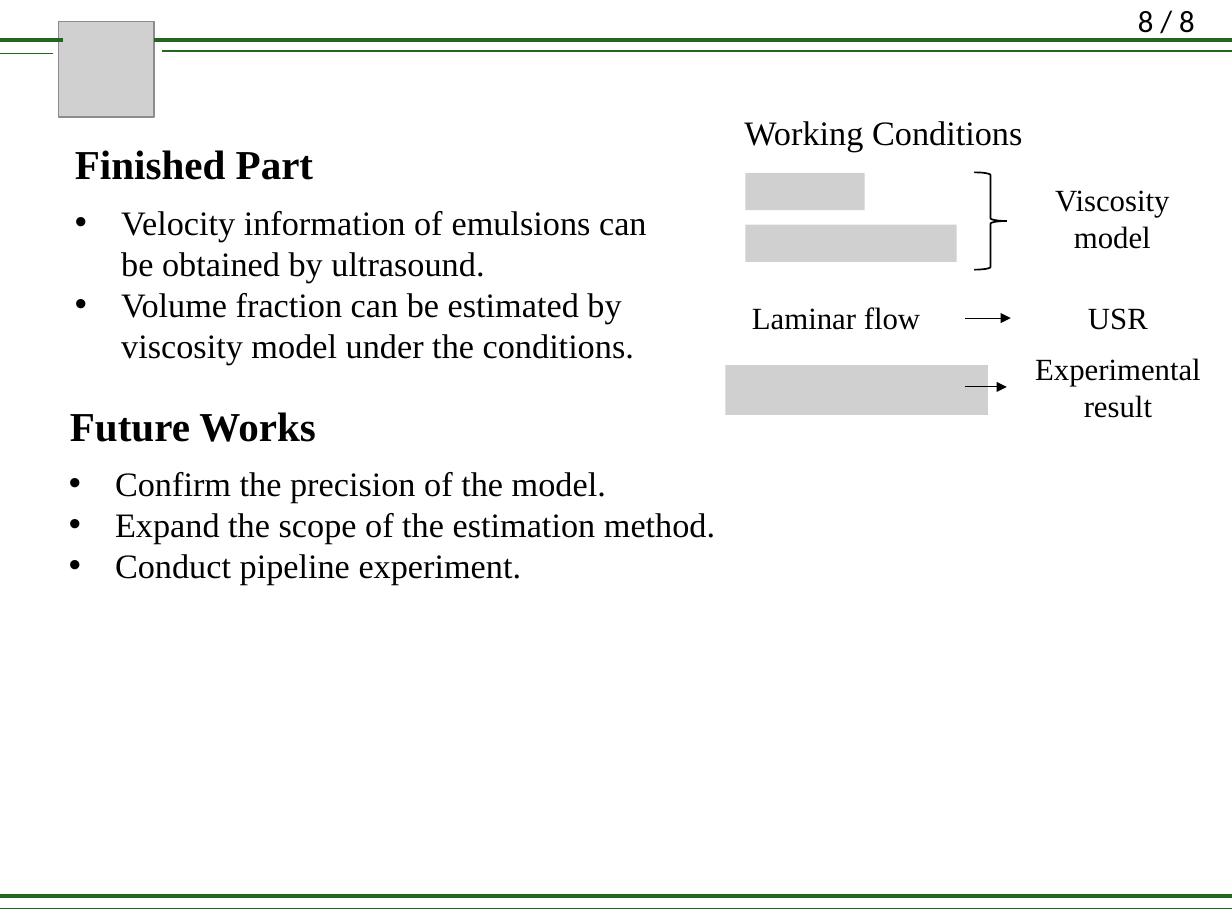
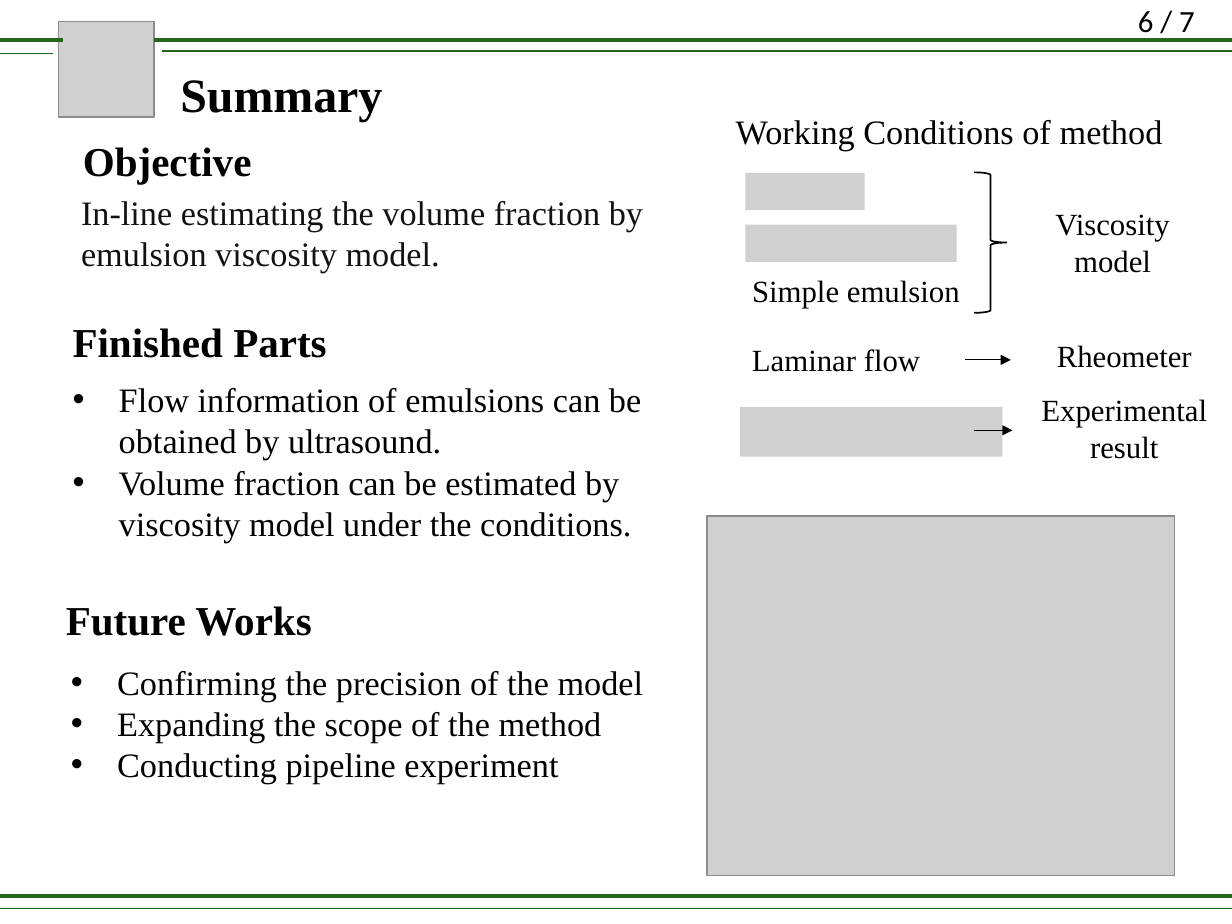
Before and after one commit to lirifuzui/UVPReader, a slide deck: slide 7 of RM_01.pptx (slide 8 before the commit). Drawn at 1232x924 pixels with LibreOffice and Linux fonts; fonts in the diff are those of the drawing; grey boxes stand for pictures. Boxes give left, top, right and bottom in pixels: in the first picture for what was removed or moved away, otherwise in the second. Text is boxed around its words. In the diff, an @@ line names an element or a change of style, - is before the commit and + after.

```diff
--- a/RM_01.pptx
+++ b/RM_01.pptx
@@ page number at (x1=1138, y1=11, x2=1195, y2=40): text changed @@
-8 / 8
+6 / 7
@@ text added at (x1=180, y1=80, x2=382, y2=122), 28 pt, text #000000, bold @@
+Summary
@@ text added at (x1=83, y1=147, x2=252, y2=184), 24 pt, text #000000, bold @@
+Objective
@@ text at (x1=736, y1=120, x2=1163, y2=151): text changed @@
-Working Conditions
+Working Conditions of method
@@ right brace resized from (x1=975, y1=172, x2=1007, y2=270) to (x1=975, y1=172, x2=1007, y2=313) @@
@@ text added at (x1=81, y1=201, x2=643, y2=273), 20 pt, text #101214 @@
+In-line estimating the volume fraction by emulsion viscosity model.
@@ text "Viscosity" moved from (x1=1055, y1=190, x2=1169, y2=249) to (x1=1055, y1=214, x2=1169, y2=273) @@
@@ text added at (x1=752, y1=280, x2=960, y2=308), 18 pt, text #000000 @@
+Simple emulsion
@@ text at (x1=73, y1=328, x2=326, y2=358): text changed @@
-Finished Part
+Finished Parts
@@ text "Laminar flow" moved from (x1=752, y1=307, x2=920, y2=330) to (x1=752, y1=349, x2=920, y2=372) @@
@@ text at (x1=1057, y1=345, x2=1192, y2=368): text changed @@
-USR
+Rheometer
@@ text "Flow information of emulsions can ..." moved from (x1=121, y1=211, x2=647, y2=365) to (x1=119, y1=388, x2=641, y2=543) @@
@@ text at (x1=119, y1=388, x2=641, y2=460): text changed @@
-• Velocity information of emulsions can be obtained by ultrasound.
+• Flow information of emulsions can be obtained by ultrasound.
@@ picture removed at (x1=726, y1=365, x2=988, y2=414) @@
@@ arrow moved from (965, 318) - (1011, 318) to (965, 360) - (1011, 360) @@
@@ text "Experimental result" moved from (x1=1035, y1=358, x2=1201, y2=418) to (x1=1041, y1=399, x2=1207, y2=459) @@
@@ picture added at (x1=740, y1=407, x2=1003, y2=456) @@
@@ arrow moved from (965, 387) - (1007, 387) to (975, 430) - (1013, 430) @@
@@ picture added at (x1=707, y1=516, x2=1175, y2=876) @@
@@ text "Future Works" moved from (x1=70, y1=412, x2=315, y2=442) to (x1=66, y1=606, x2=311, y2=636) @@
@@ text at (x1=117, y1=671, x2=644, y2=784): text changed @@
-• Confirm the precision of the model.
-• Expand the scope of the estimation method.
-• Conduct pipeline experiment.
+• Confirming the precision of the model
+• Expanding the scope of the method
+• Conducting pipeline experiment
```
Also in this commit, not shown: 6 other slides changed, 1 other file.
